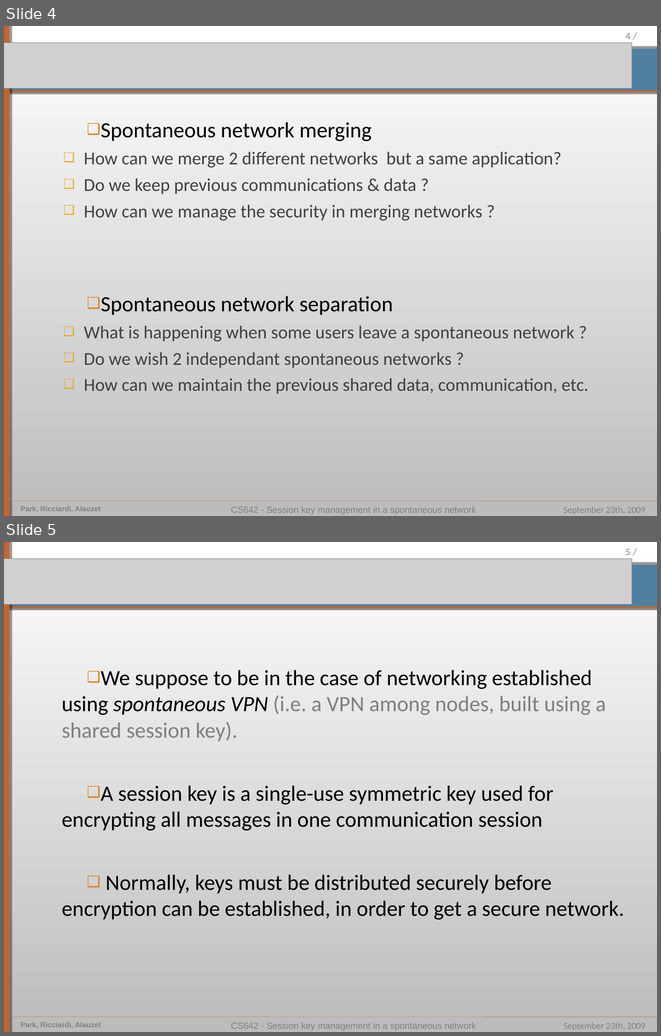
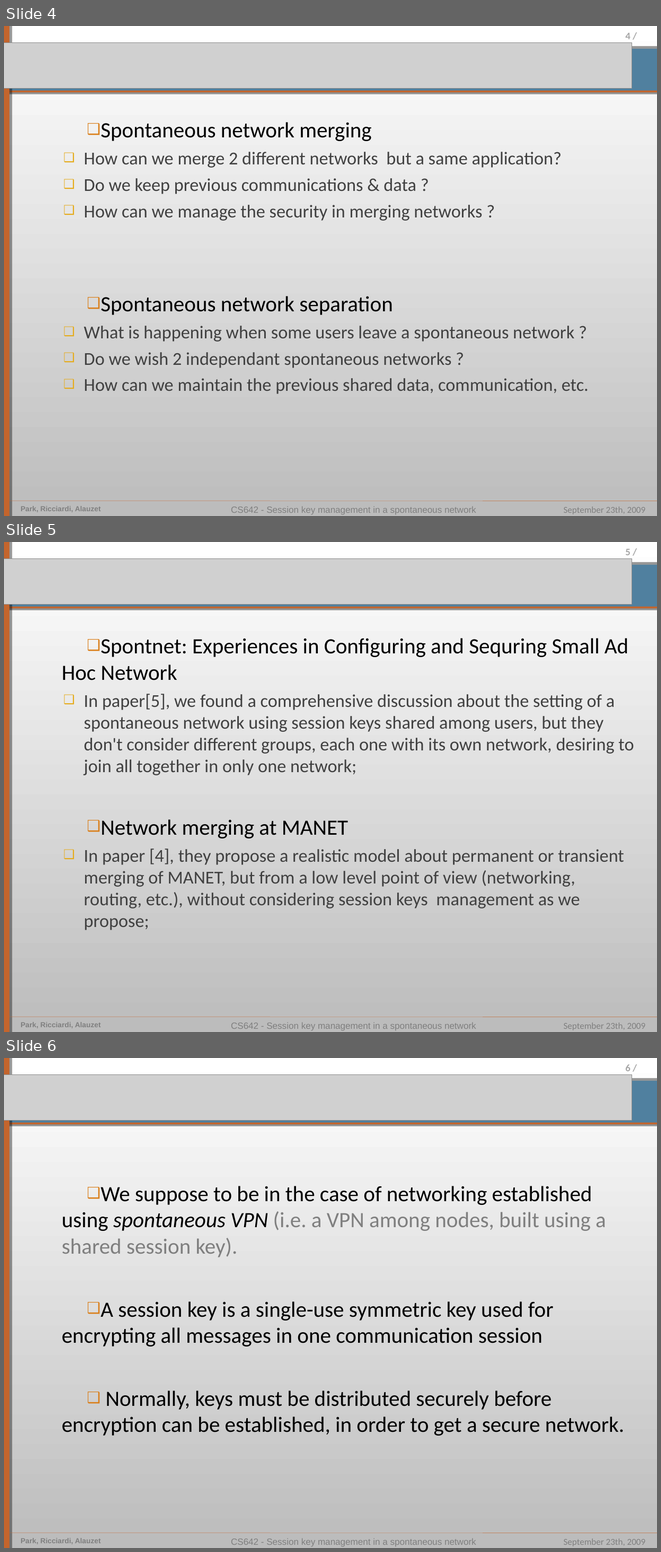
Before and after one commit to pierrealauzet/skemasnet, a slide deck: CS642_HGP_Proposal.ppt. Shown one above the other, each under a label of ours: slides 4 and 5 before the commit, slides 4, 5 and 6 after it. The pictures are 661x1036 and 661x1552 pixels, drawn with LibreOffice and Linux fonts; fonts in the diff are those of the drawing; grey boxes stand for pictures. Boxes give left, top, right and bottom in pixels: in the first picture for what was removed or moved away, otherwise in the second. Text is boxed around its words. In the diff, an @@ line names an element or a change of style, - is before the commit and + after.

```diff
--- a/CS642_HGP_Proposal.ppt
+++ b/CS642_HGP_Proposal.ppt
@@ slide 5 added at bbox=[4, 542, 657, 1032], background gradient #BCBCBC to #FFFFFF; not listed: 9 template elements that a slide beside it also shows @@
@@ picture added at bbox=[4, 558, 632, 604] @@
@@ text added at bbox=[62, 638, 634, 930], 20 pt, text #404040 @@
+❑ Spontnet: Experiences in Configuring and Sequring Small Ad Hoc Network
+  ❑ In paper[5], we found a comprehensive discussion about the setting of a spontaneous network using session keys shared among users, but they don't consider different groups, each one with its own network, desiring to join all together in only one network;
+❑ Network merging at MANET
+  ❑ In paper [4], they propose a realistic model about permanent or transient merging of MANET, but from a low level point of view (networking, routing, etc.), without considering session keys management as we propose;
@@ what was slide 5 is now slide 6 @@
@@ page number at bbox=[625, 1064, 630, 1071]: text changed @@
-5 /
+6 /
```
Also in this commit, not shown: 3 slides changed, 1 other slide added, 1 other file.
